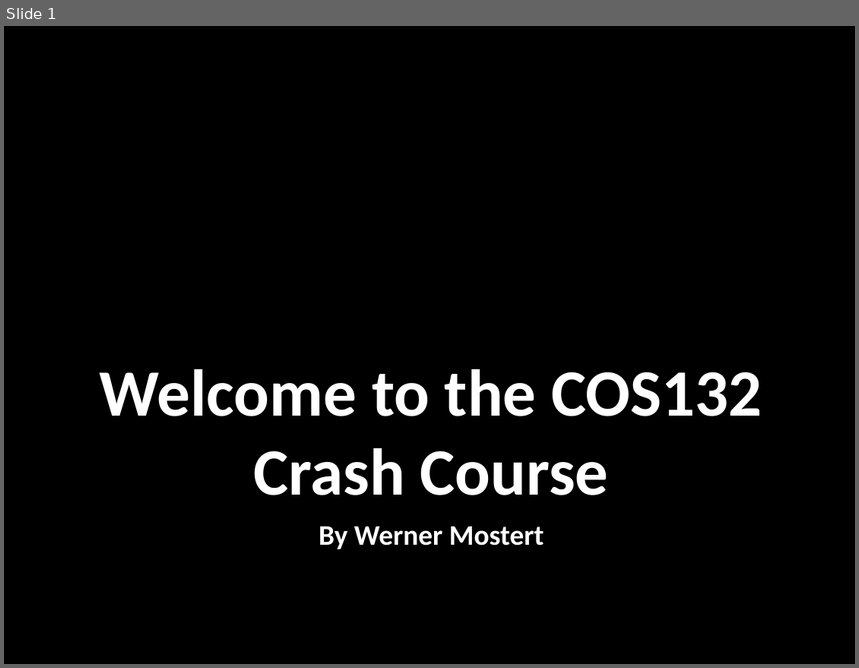
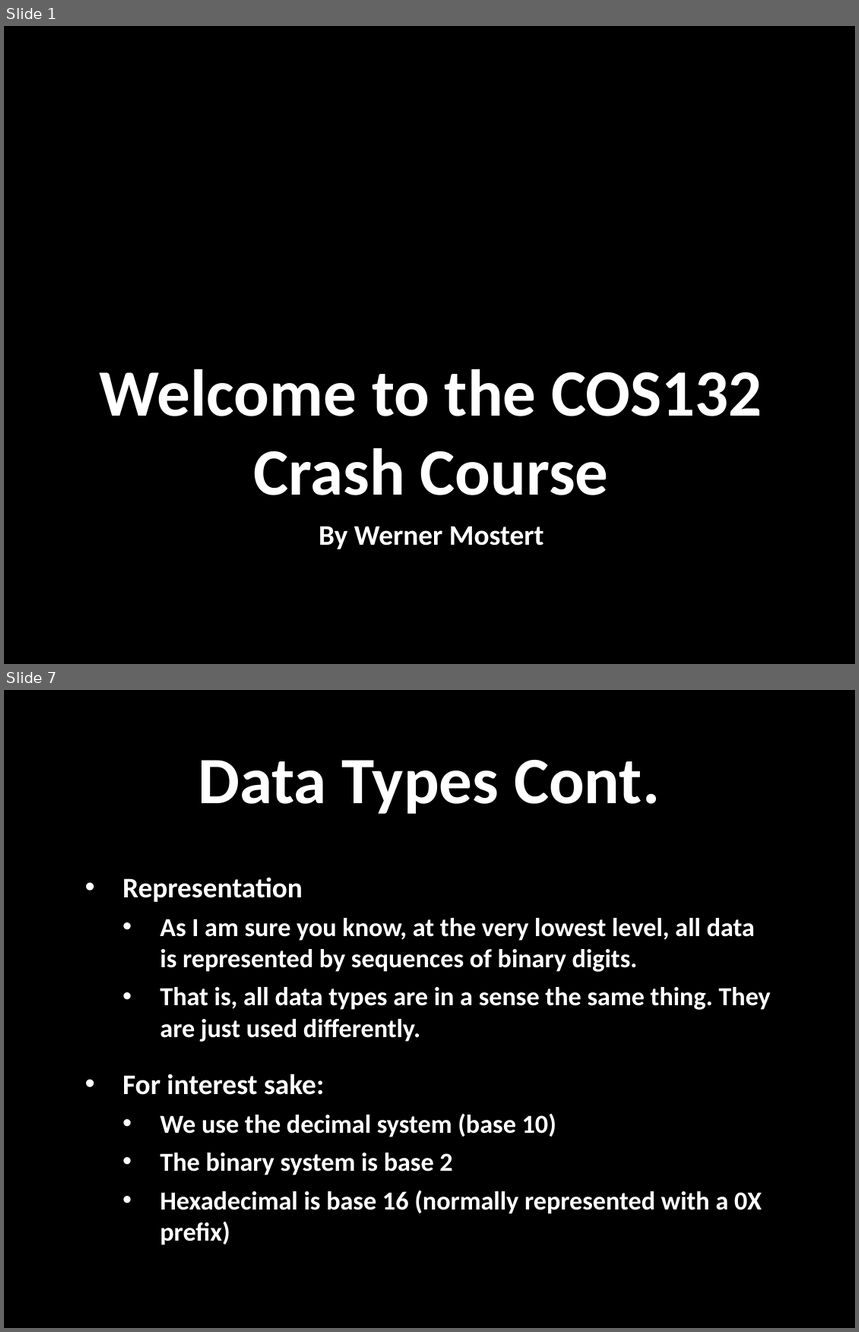
Before and after one commit to WMostert1/COS132-Crash-Course, a slide deck: Crash Course Slides.pptx. Shown one above the other, each under a label of ours: slide 1 before the commit, slides 1 and 7 after it; the slides between them are not shown. The pictures are 859x668 and 859x1332 pixels, drawn with LibreOffice and Linux fonts; fonts in the diff are those of the drawing; background and template pictures are left out. Boxes give left, top, right and bottom in pixels: in the first picture for what was removed or moved away, otherwise in the second. Text is boxed around its words. In the diff, an @@ line names an element or a change of style, - is before the commit and + after.

```diff
--- a/Crash Course Slides.pptx
+++ b/Crash Course Slides.pptx
@@ slide 7 added at (x1=4, y1=690, x2=855, y2=1328), background picture (left out) @@
@@ title added at (x1=198, y1=760, x2=660, y2=814), 56 pt, text #FFFFFF, bold @@
+Data Types Cont.
@@ text added at (x1=123, y1=877, x2=771, y2=1246), 22 pt, text #FFFFFF, bold @@
+• Representation
+  • As I am sure you know, at the very lowest level, all data is represented by sequences of binary digits.
+  • That is, all data types are in a sense the same thing. They are just used differently.
+• For interest sake:
+  • We use the decimal system (base 10)
+  • The binary system is base 2
+  • Hexadecimal is base 16 (normally represented with a 0X prefix)
```
Also in this commit, not shown: 1 slide changed, 30 other slides added, 19 other files.
